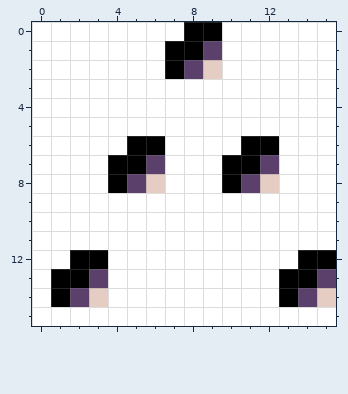
Pixel-art sprite: docs/images/generated/icon_M24.png. The picture above was drawn from the file before the commit.
The file is 32x32 pixels, drawn in blocks of 2x2; one block is one cell here.
Once edited:
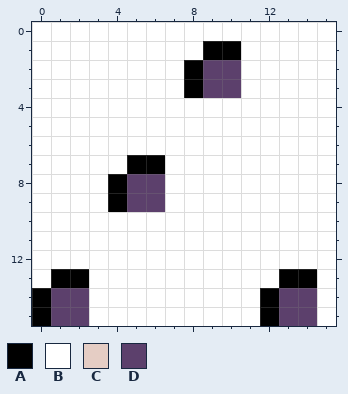
Palette (. is transparent): A #000000  B #ffffff  C #e5cdc4  D #5c406c
The exact change:
The author changed colour B to colour A in row 1 at x 10; in row 3 at x 8; in row 9 at x 4; in rows 14 to 15 at x 0 and 12.
The author changed colour D to colour A in row 1 at x 9; in row 2 at x 8; in row 7 at x 6.
The author changed colour A to colour B in row 0 at x 8 to 9; in row 1 at x 7 to 8; in row 2 at x 7; in row 6 at x 5 to 6 and 11 to 12; in row 7 at x 4 and 10 to 11; in row 8 at x 10.
The author changed colour A to colour B in row 12 at x 2 to 3 and 14 to 15.
The author changed colour C to colour B in row 8 at x 12; in row 14 at x 3 and 15.
The author changed colour D to colour B in row 7 at x 12; in row 8 at x 11; in row 13 at x 3 and 15.
The author changed colour A to colour D in row 14 at x 1 and 13.
The author changed colour B to colour D in row 2 at x 10; in row 3 at x 9 to 10; in row 9 at x 5 to 6; in row 15 at x 1 to 2 and 13 to 14.
The author changed colour C to colour D in row 2 at x 9; in row 8 at x 6.
